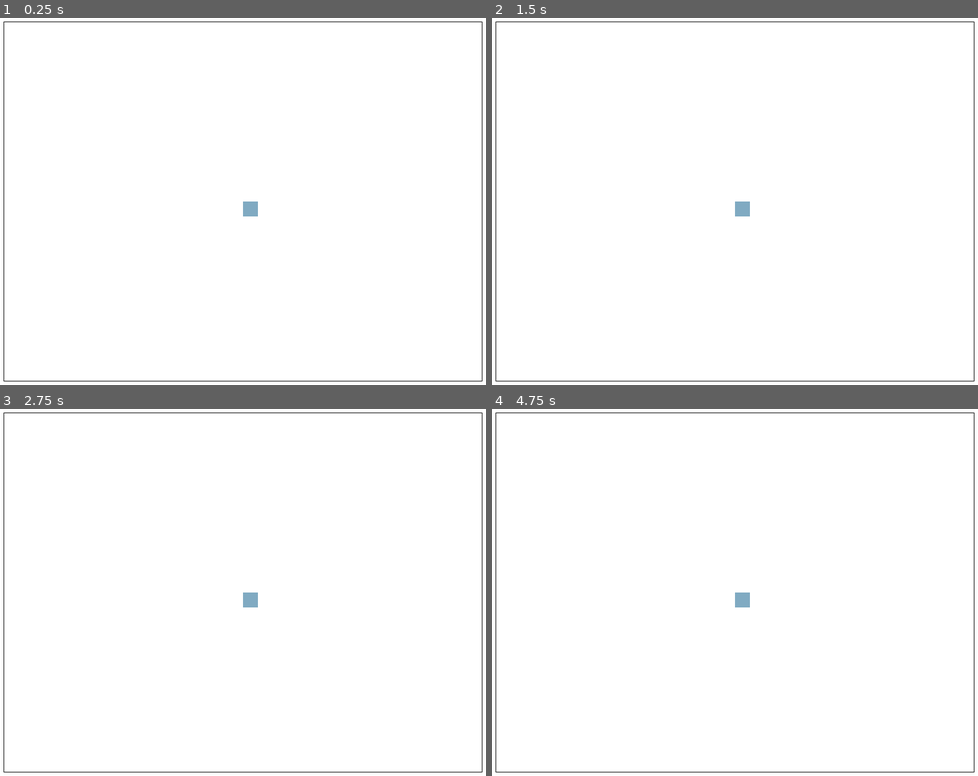
Above: before the commit, frames 1-4 (two rows, left to right).
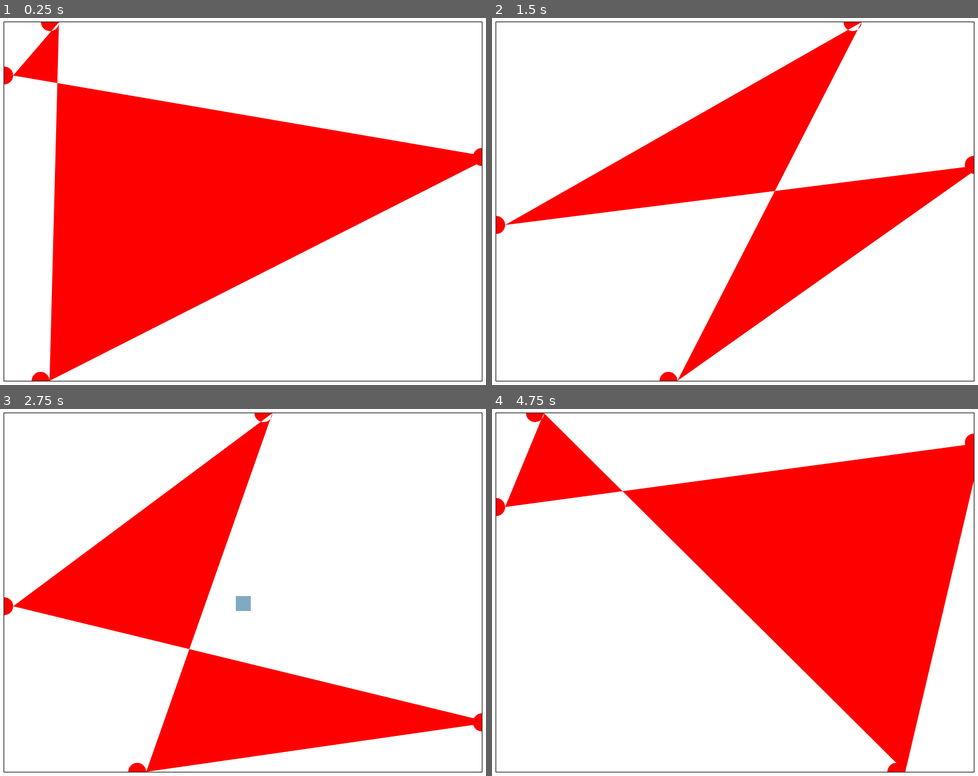
Above: after the commit, the same moments.

Repository: ccarr3/htmlgroupgame
Game: browser game, page index.html
Two runs of this game, one before a commit and one after it. Both use one fixed random seed, a clock stepped at 60 frames per second and the inputs below.
Inputs:
- Up to frame 1 (0.25 s): no input
- Up to frame 2 (1.5 s): hold D from 1.03 s (still down)
- Up to frame 3 (2.75 s): release D at 1.53 s; hold S 1.58-1.85 s; hold A 1.9-2.47 s; hold W from 2.52 s (still down)
- Up to frame 4 (4.75 s): release W at 2.82 s; hold D 2.87-3.53 s; hold W 3.58-3.82 s; hold A 3.87-4.3 s; hold S 4.35-4.68 s; hold D from 4.73 s (still down)

The runs differ from the first frame. In frame 1, 38% of the frame differs, in the area x 0-100%, y 1-99%; in frame 2, 23%; in frame 3, 24%; in frame 4, 35%.

Commit message:
1

Diff:
--- a/scripts/game.js
+++ b/scripts/game.js
@@ -1,22 +1,95 @@
+
+
+
 const canvas = document.getElementById("canvas");
 const ctx = canvas.getContext("2d");
 var fps = 1000/60;
 var timer = setInterval(game, fps);
 var image = document.getElementById("player");
 var player = {image: image, x: 1, y: 1};
+var moveSpeed = 3;
+var random = 0;
+var decision = 0;
+var maxBullets = 10;
+var bullets =[];
 
 player.x = canvas.width/2;
 player.y = canvas.height/2;
 
-function game()
-{
+var w = false;
+var a = false;
+var s = false;
+var d = false;
+
+
+
+function game(){
     //erases the screen
     ctx.clearRect(0,0,canvas.width,canvas.height);
 
     //Any changes to numbers
+    if(w==true){
+        player.y-=moveSpeed;
+    }
+    if(a==true){
+        player.x-=moveSpeed;
+    }
+    if(s==true){
+        player.y+=moveSpeed;
+    }
+    if(d==true){
+        player.x+=moveSpeed;
+    }
+
 
     //Any collision detection
 
     //draw the pictures
     ctx.drawImage(image, player.x, player.y, 25, 25);
+    starPosDecider();
+    spawnBullet();
 }
+
+function spawnBullet(){
+    ctx.beginPath();
+    ctx.fillStyle = "red";
+        if(decision = 1){
+            ctx.arc(0, Math.random()*canvas.height, 15, 0, 2 * Math.PI);
+        }
+        if(decision = 2){
+            ctx.arc(canvas.width, Math.random()*canvas.height, 15, 0, 2 * Math.PI);
+        }
+        if(decision = 3){
+            ctx.arc(Math.random()*canvas.width, canvas.height, 15, 0, 2 * Math.PI);
+        }
+        if(decision = 4){
+            ctx.arc(Math.random()*canvas.width, 0, 15, 0, 2 * Math.PI);
+        }
+    ctx.closePath();
+    ctx.fill();
+}
+
+function starPosDecider(){
+    var rand = Math.random();
+    console.log(decision, rand)
+    if(rand>=0 && rand<=0.25){
+        decision = 1
+        console.log("1")
+        return
+    }
+    if(rand>0.25 && rand<=0.5){
+        decision = 2
+        console.log("2")
+        return
+    }
+    if(rand>0.5 && rand<=0.75){
+        decision = 3
+        console.log("3")
+        return
+    }
+    if(rand>0.75 && rand<=1){
+        decision = 4
+        console.log("4")
+        return
+    }
+}
